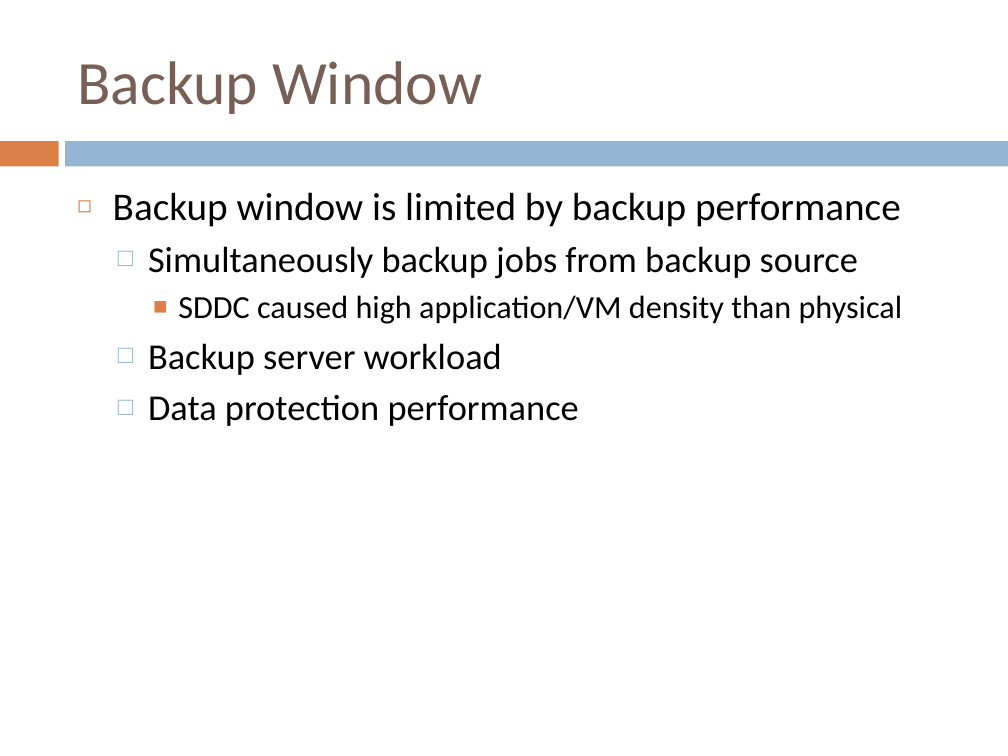
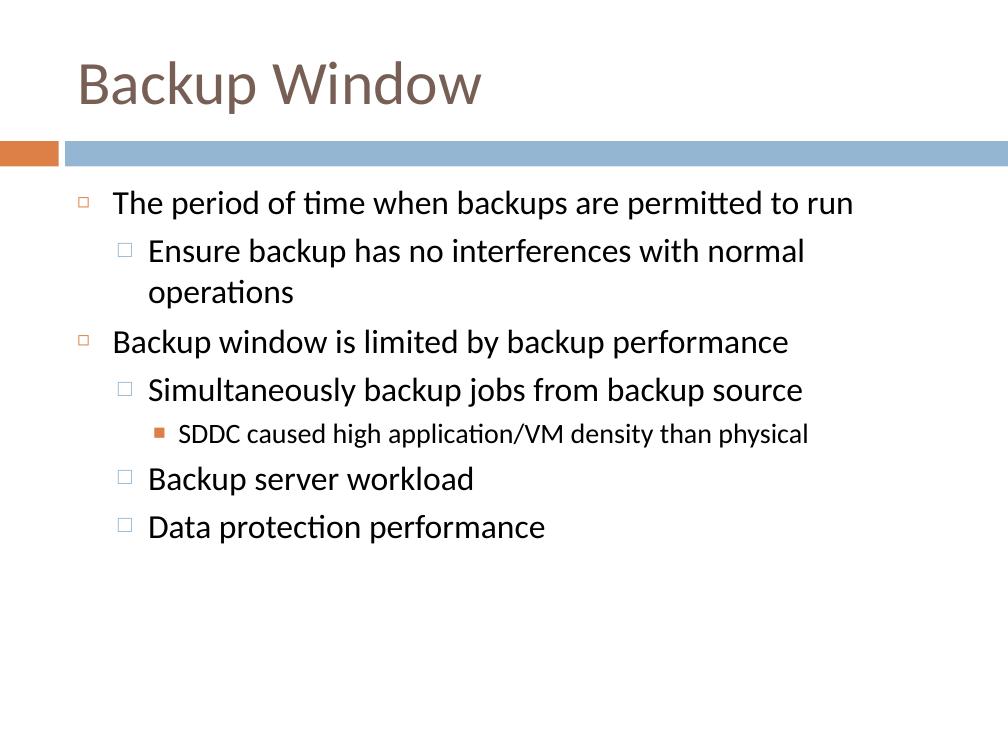
Before and after one commit to yangoliver/mydoc, a slide deck: slide 3 of slides/2016/vm_backup_toi_part1.pptx (slide 5 before the commit). Drawn at 1008x756 pixels with LibreOffice and Linux fonts; fonts in the diff are those of the drawing. Boxes give left, top, right and bottom in pixels: in the first picture for what was removed or moved away, otherwise in the second. Text is boxed around its words. In the diff, an @@ line names an element or a change of style, - is before the commit and + after.

Commit message:
updated for VM data protection use cases per RPO & RTO

```diff
--- a/slides/2016/vm_backup_toi_part1.pptx
+++ b/slides/2016/vm_backup_toi_part1.pptx
@@ text at bbox=[113, 190, 854, 309]: paragraphs added @@
+◻ The period of time when backups are permitted to run
+  □ Ensure backup has no interferences with normal operations
@@ text at bbox=[113, 329, 808, 544]: size 28 to 24 pt in "Backup window is limited by backup performance"; size 26 to 24 pt in "Simultaneously backup jobs from backup source", "Backup server workload", "Data protection performance"; size 23 to 20 pt in "SDDC caused high application/VM density than physical" @@
```
Also in this commit, not shown: 2 other slides changed, 1 slide added, 1 other file.
